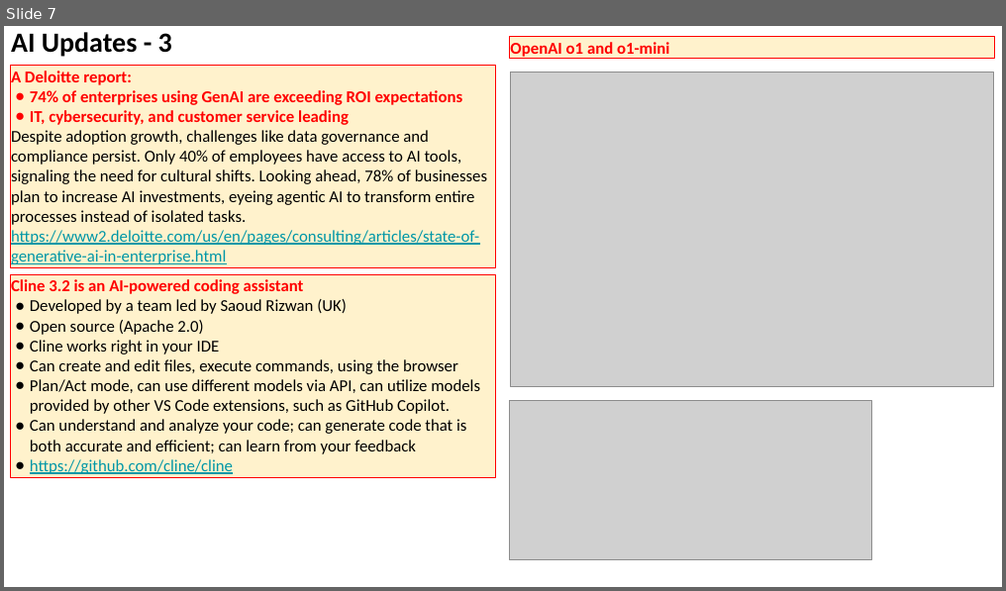
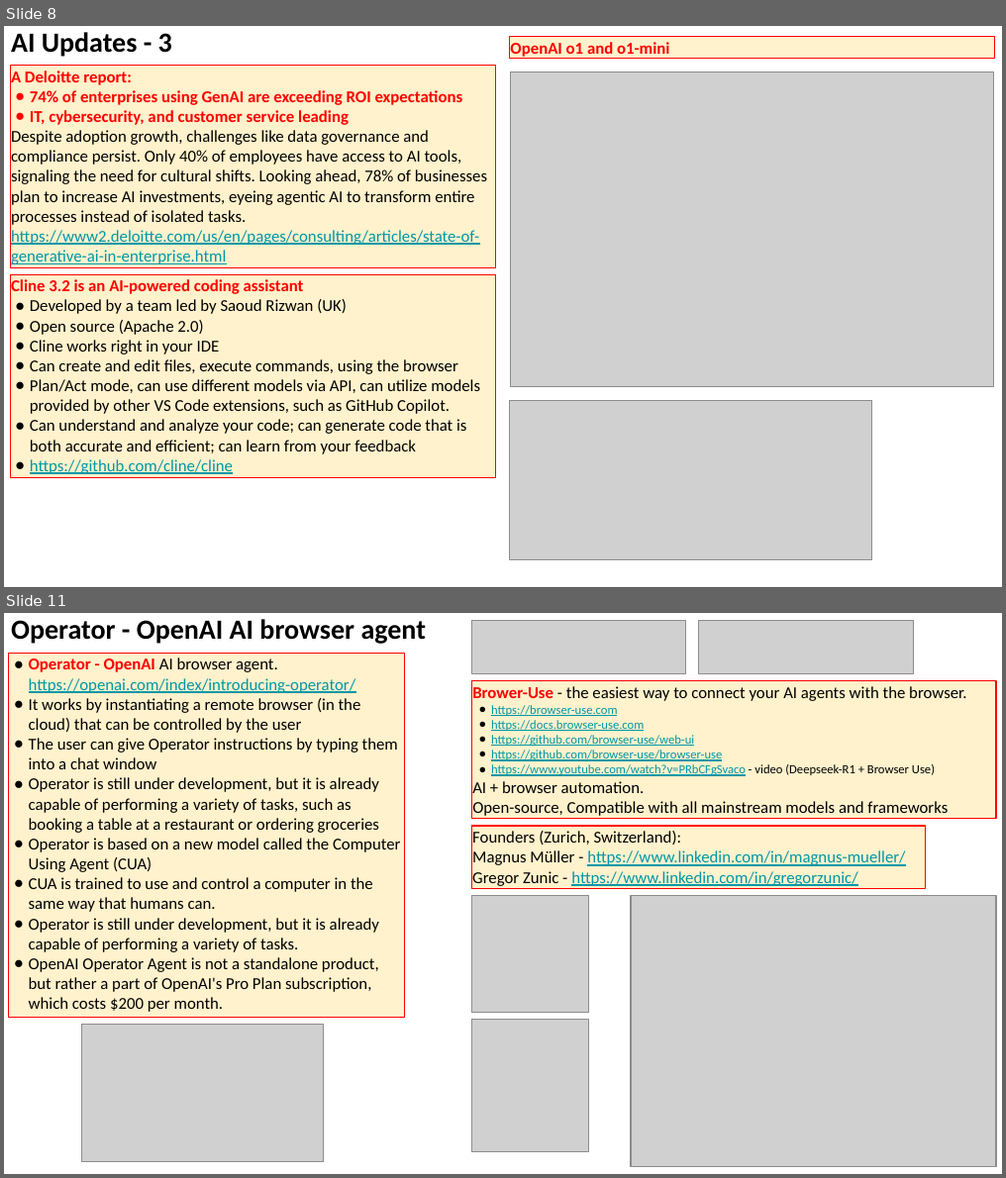
Before and after one commit to lselector/seminar, a slide deck: 2025/2025-01-24-AI-Updates.pptx. Shown one above the other, each under a label of ours: slide 7 before the commit, slides 8 and 11 after it; the slides between them are not shown. The pictures are 1006x591 and 1006x1178 pixels, drawn with LibreOffice and Linux fonts; fonts in the diff are those of the drawing; grey boxes stand for pictures. Boxes give left, top, right and bottom in pixels: in the first picture for what was removed or moved away, otherwise in the second. Text is boxed around its words. In the diff, an @@ line names an element or a change of style, - is before the commit and + after.

```diff
--- a/2025/2025-01-24-AI-Updates.pptx
+++ b/2025/2025-01-24-AI-Updates.pptx
@@ slide 11 added at (4, 613, 1002, 1174), background #FFFFFF @@
@@ text added at (11, 619, 426, 644), 20 pt, text #000000, bold @@
+Operator - OpenAI AI browser agent
@@ picture added at (472, 620, 686, 672) @@
@@ picture added at (699, 620, 913, 672) @@
@@ rectangle added at (9, 653, 404, 1018), fill #FFF2CC, outline #FF0000 0.75 pt, 12 pt, text #000000 @@
+● Operator - OpenAI AI browser agent.
+  https://openai.com/index/introducing-operator/
+● It works by instantiating a remote browser (in the cloud) that can be controlled by the user
+● The user can give Operator instructions by typing them into a chat window
+● Operator is still under development, but it is already capable of performing a variety of tasks, such as booking a table at a restaurant or ordering groceries
+● Operator is based on a new model called the Computer Using Agent (CUA)
+● CUA is trained to use and control a computer in the same way that humans can.
+● Operator is still under development, but it is already capable of performing a variety of tasks.
+● OpenAI Operator Agent is not a standalone product, but rather a part of OpenAI's Pro Plan subscription, which costs $200 per month.
@@ rectangle added at (472, 681, 997, 819), fill #FFF2CC, outline #FF0000 0.75 pt, 9 pt, text #0097A7, underline @@
+Brower-Use - the easiest way to connect your AI agents with the browser.
+● https://browser-use.com
+● https://docs.browser-use.com
+● https://github.com/browser-use/web-ui
+● https://github.com/browser-use/browser-use
+● https://www.youtube.com/watch?v=PRbCFgSvaco - video (Deepseek-R1 + Browser Use)
+AI + browser automation.
+Open-source, Compatible with all mainstream models and frameworks
@@ rectangle added at (472, 826, 925, 888), fill #FFF2CC, outline #FF0000 0.75 pt, 12 pt, text #0097A7, underline @@
+Founders (Zurich, Switzerland):
+Magnus Müller - https://www.linkedin.com/in/magnus-mueller/
+Gregor Zunic - https://www.linkedin.com/in/gregorzunic/
@@ picture added at (472, 895, 590, 1013) @@
@@ picture added at (631, 895, 996, 1167) @@
@@ picture added at (81, 1024, 324, 1161) @@
@@ picture added at (472, 1020, 590, 1152) @@
@@ what was slide 7 is now slide 8 @@
```
Also in this commit, not shown: 4 slides changed, 4 other slides added.
